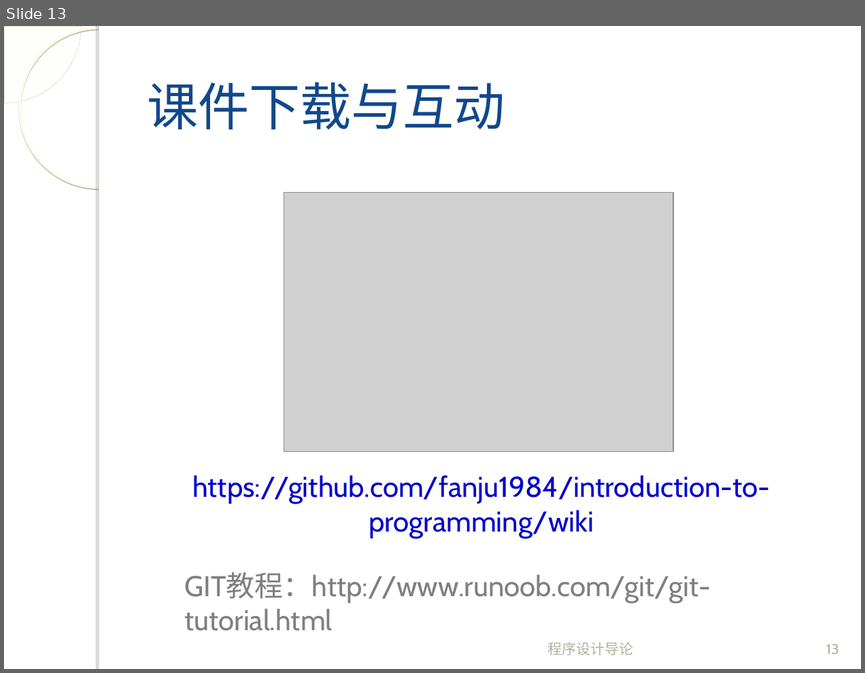
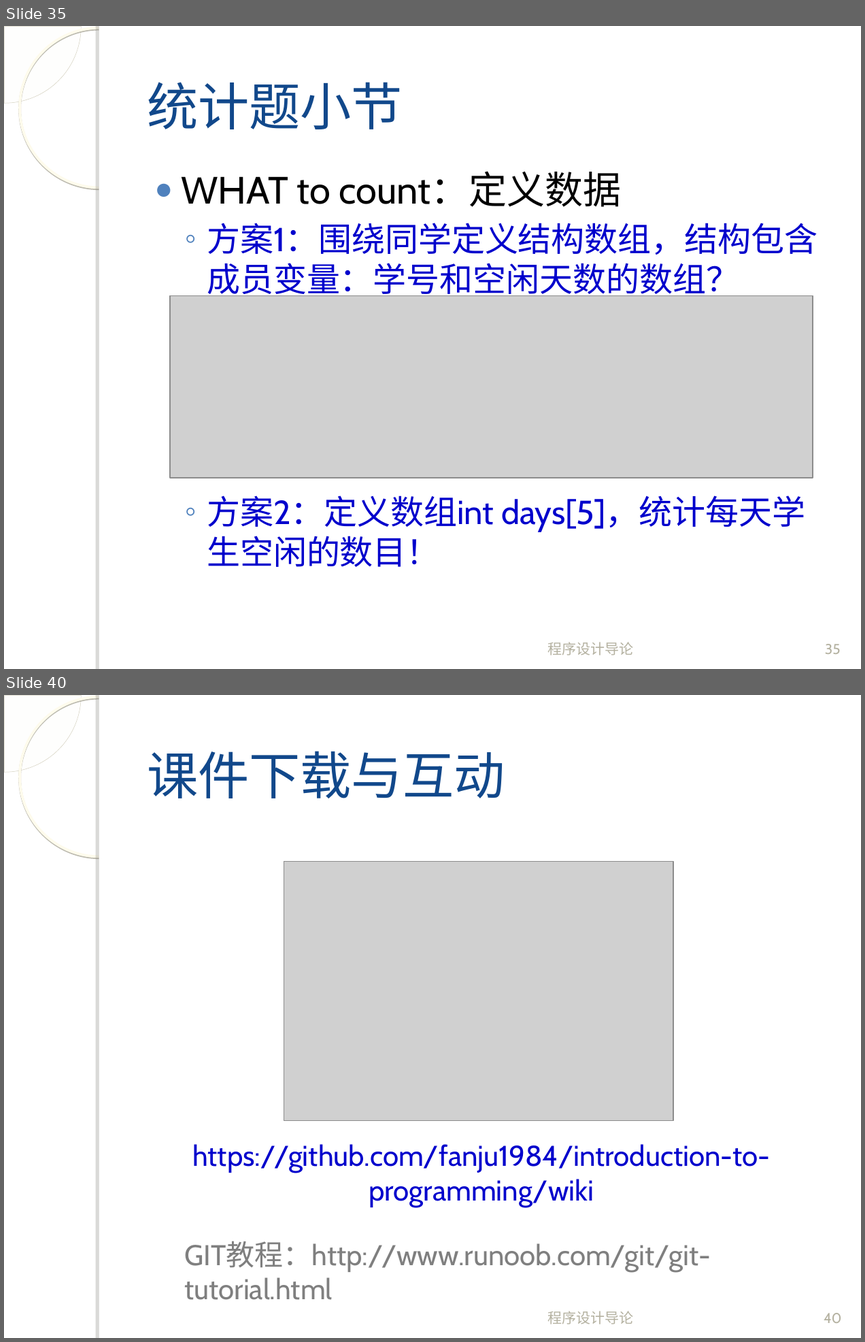
Before and after one commit to fanju1984/introduction-to-programming, a slide deck: introduction-to-programming/slides/2017/Dis02.ppt. Shown one above the other, each under a label of ours: slide 13 before the commit, slides 35 and 40 after it; the slides between them are not shown. The pictures are 865x673 and 865x1342 pixels, drawn with LibreOffice and Linux fonts; fonts in the diff are those of the drawing; grey boxes stand for pictures; background and template pictures are left out. Boxes give left, top, right and bottom in pixels: in the first picture for what was removed or moved away, otherwise in the second. Text is boxed around its words. In the diff, an @@ line names an element or a change of style, - is before the commit and + after.

```diff
--- a/introduction-to-programming/slides/2017/Dis02.ppt
+++ b/introduction-to-programming/slides/2017/Dis02.ppt
@@ slide 35 added at [4, 26, 861, 669], background picture (left out); not listed: 4 template elements that a slide beside it also shows @@
@@ title added at [147, 82, 402, 129], 43 pt, text #11488B @@
+统计题小节
@@ text added at [181, 172, 817, 567], 28 pt, text #0000CC @@
+● WHAT to count：定义数据
+  ◦ 方案1：围绕同学定义结构数组，结构包含成员变量：学号和空闲天数的数组？
+  ◦ 方案2：定义数组int days[5]，统计每天学生空闲的数目！
@@ picture added at [170, 296, 813, 478] @@
@@ text added at [548, 641, 634, 655], 12 pt, text #B4B1A0 @@
+程序设计导论
@@ page number added at [825, 643, 840, 654], 12 pt, text #B4B1A0 @@
+35
@@ what was slide 13 is now slide 40 @@
@@ page number at [823, 1312, 842, 1323]: text changed @@
-13
+40
```
Also in this commit, not shown: 1 slide changed, 26 other slides added, 2 other files.
